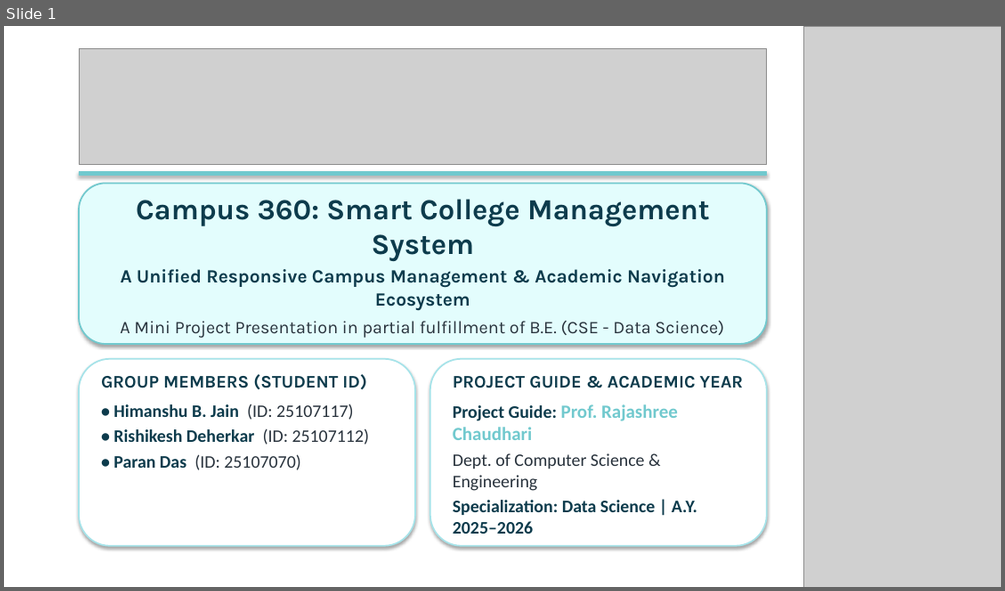
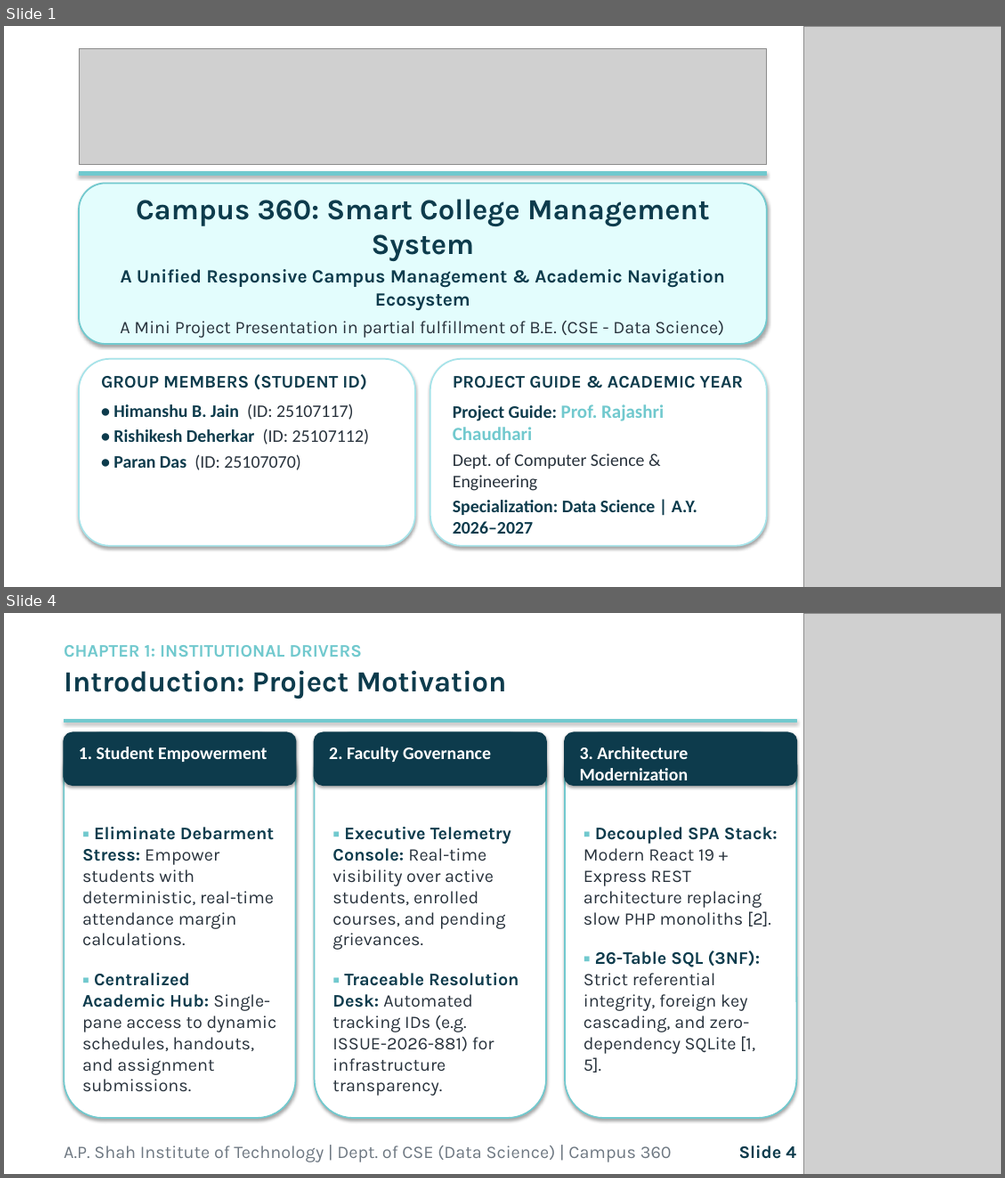
Before and after one commit to Jain07Himanshu/Campus-360, a slide deck: docs/Campus_360_Presentation.pptx. Shown one above the other, each under a label of ours: slide 1 before the commit, slides 1 and 4 after it; the slides between them are not shown. The pictures are 1005x591 and 1005x1178 pixels, drawn with LibreOffice and Linux fonts; fonts in the diff are those of the drawing; grey boxes stand for pictures. Boxes give left, top, right and bottom in pixels: in the first picture for what was removed or moved away, otherwise in the second. Text is boxed around its words. In the diff, an @@ line names an element or a change of style, - is before the commit and + after.

Commit message:
fix(docs): perfect formatting of mini project report, remove wide letter spacing, update academic year to 2026-27, embed high-res diagrams

```diff
--- a/docs/Campus_360_Presentation.pptx
+++ b/docs/Campus_360_Presentation.pptx
@@ slide 4 added at (x1=4, y1=613, x2=1001, y2=1174), background #FFFFFF @@
@@ picture added at (x1=804, y1=613, x2=1001, y2=1174) @@
@@ text added at (x1=64, y1=645, x2=507, y2=698), 28 pt, text #0D3B4C, bold @@
+CHAPTER 1: INSTITUTIONAL DRIVERS
+Introduction: Project Motivation
@@ rectangle added at (x1=64, y1=719, x2=797, y2=722), fill #71C9CE, outline #71C9CE 0.75 pt @@
@@ rounded rectangle added at (x1=64, y1=732, x2=296, y2=1118), fill #FFFFFF, outline #71C9CE 1.5 pt @@
@@ rounded rectangle added at (x1=64, y1=732, x2=296, y2=785), fill #0D3B4C, outline #0D3B4C 1.5 pt @@
@@ rounded rectangle added at (x1=315, y1=732, x2=546, y2=1118), fill #FFFFFF, outline #71C9CE 1.5 pt @@
@@ rounded rectangle added at (x1=315, y1=732, x2=546, y2=785), fill #0D3B4C, outline #0D3B4C 1.5 pt @@
@@ rounded rectangle added at (x1=565, y1=732, x2=797, y2=1118), fill #FFFFFF, outline #71C9CE 1.5 pt @@
@@ rounded rectangle added at (x1=565, y1=732, x2=797, y2=785), fill #0D3B4C, outline #0D3B4C 1.5 pt @@
@@ text added at (x1=79, y1=747, x2=267, y2=762), 17 pt, text #FFFFFF, bold @@
+1. Student Empowerment
@@ text added at (x1=329, y1=747, x2=491, y2=762), 17 pt, text #FFFFFF, bold @@
+2. Faculty Governance
@@ text added at (x1=580, y1=747, x2=688, y2=780), 17 pt, text #FFFFFF, bold @@
+3. Architecture Modernization
@@ text added at (x1=82, y1=827, x2=277, y2=1092), 17 pt, text #28323C @@
+▪ Eliminate Debarment Stress: Empower students with deterministic, real-time attendance margin calculations.
+▪ Centralized Academic Hub: Single-pane access to dynamic schedules, handouts, and assignment submissions.
@@ text added at (x1=332, y1=827, x2=518, y2=1095), 17 pt, text #28323C @@
+▪ Executive Telemetry Console: Real-time visibility over active students, enrolled courses, and pending grievances.
+▪ Traceable Resolution Desk: Automated tracking IDs (e.g. ISSUE-2026-881) for infrastructure transparency.
@@ text added at (x1=583, y1=827, x2=777, y2=1072), 17 pt, text #28323C @@
+▪ Decoupled SPA Stack: Modern React 19 + Express REST architecture replacing slow PHP monoliths [2].
+▪ 26-Table SQL (3NF): Strict referential integrity, foreign key cascading, and zero-dependency SQLite [1, 5].
@@ text added at (x1=64, y1=1145, x2=672, y2=1162), 17 pt, text #6E7882 @@
+A.P. Shah Institute of Technology | Dept. of CSE (Data Science) | Campus 360
@@ text added at (x1=739, y1=1145, x2=796, y2=1159), 17 pt, text #0D3B4C, bold @@
+Slide 4
@@ slide 1 changed as well @@
@@ text at (x1=453, y1=404, x2=663, y2=440): text changed @@
-Project Guide: Prof. Rajashree Chaudhari
+Project Guide: Prof. Rajashri Chaudhari
@@ text at (x1=453, y1=499, x2=697, y2=533): text changed @@
-Specialization: Data Science | A.Y. 2025–2026
+Specialization: Data Science | A.Y. 2026–2027
```
Also in this commit, not shown: 11 other slides changed, 8 other slides added, 3 slides removed, 4 other files.
